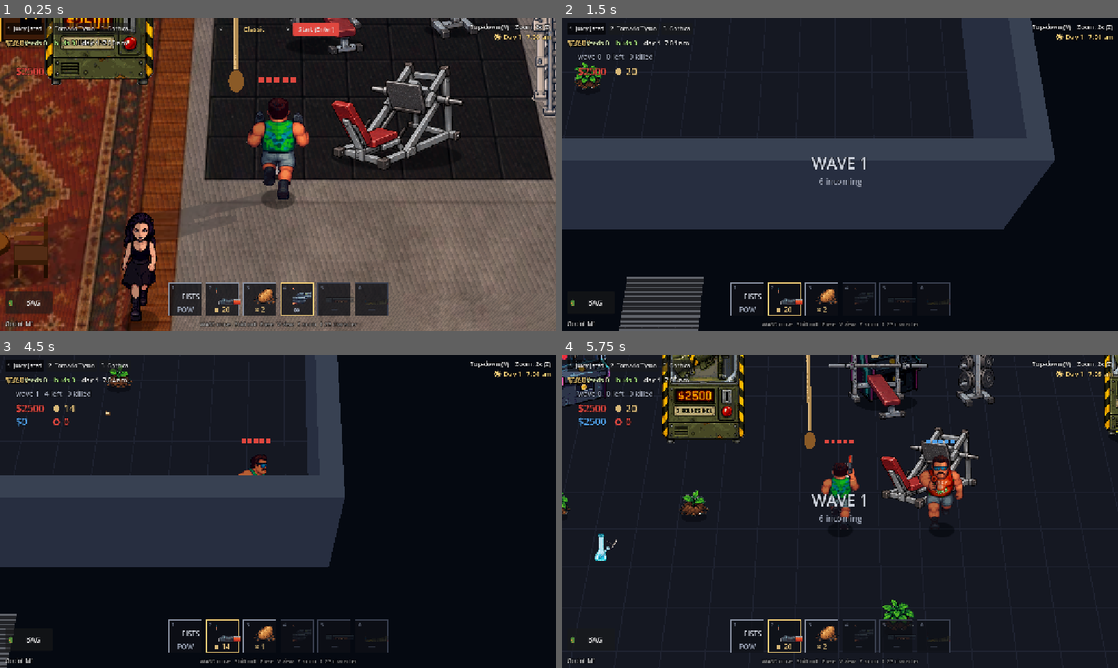
Above: before the commit, frames 1-4 (two rows, left to right).
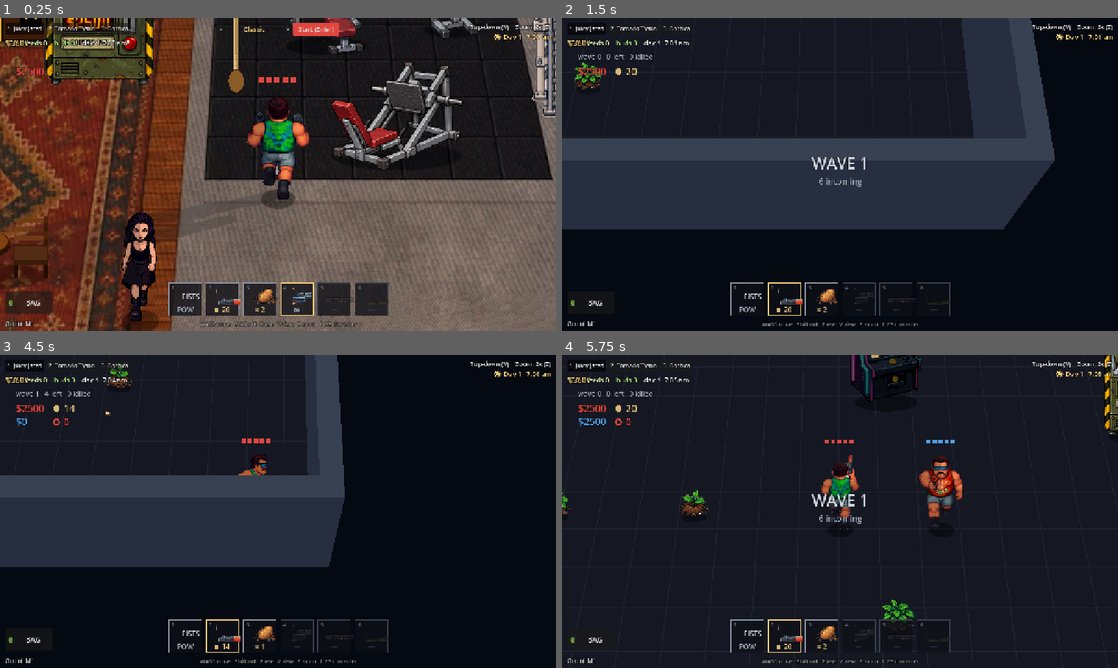
Above: after the commit, the same moments.

Repository: eflare17/Smashed-tv
Game: Godot game, scene res://test/lobby_life/run.tscn
Same seed, same stepped clock (60 frames per second), same inputs: the game is played once before the commit and once after it. This scene is started directly instead of the project's main scene.
Inputs (mouse positions are in pixels of both pictures, inside the frame that each line leads up to):
- Up to frame 1 (0.25 s): no input
- Up to frame 2 (1.5 s): click "Start (Enter)" at 0.5 s; tap Enter (start_run) at 1.25 s; move the mouse to (962, 158) at 1.27 s; hold D (arcade_right) from 1.28 s (still down); hold Shift (roll) from 1.28 s (still down); click (962, 158) at 1.35 s
- Up to frame 3 (4.5 s): release D (arcade_right) at 2 s; release Shift (roll) at 2 s; drag from (166, 527) to (250, 574) at 2.02 s; move the mouse to (333, 442) at 2.77 s; hold D (arcade_right) 2.78-3.5 s; hold P (add_player) 2.78-3.5 s; click (333, 442) at 2.92 s; tap Shift (roll) at 3.05 s; drag from (250, 574) to (111, 464) at 3.52 s; move the mouse to (444, 558) at 4.27 s; hold A (arcade_left) from 4.28 s (still down); hold Space (arcade_fire) from 4.28 s (still down); click (444, 558) at 4.42 s
- Up to frame 4 (5.75 s): tap Shift (roll) at 4.55 s; tap R (restart) at 4.9 s; release A (arcade_left) at 5 s; release Space (arcade_fire) at 5 s; click "Start (Enter)" at 5 s

The runs differ from the first frame. In frame 1, less than 0.1% of the frame differs, in the area x 1-2%, y 8-10%; in frame 2, 2.4%; in frame 3, 0.3%; in frame 4, 7.4%, in the area x 0-100%, y 0-66%.
Error in both runs: Invalid access to property or key 'process_frame' on a base object of type 'null instance'. (res://test/lobby_life/run.gd:56)

Commit message:
Mirror fix: hair and shirt print on every juicy sheet (weapons included), reflection copies the real sprite
Co-Authored-By: Claude Sonnet 5.5 <noreply@anthropic.com>
Claude-Session: https://claude.ai/code/session_01R7jUjAKVBVVZMHS2fb2FHd

Diff:
--- a/godot/scripts/lobby_life/lobby_life.gd
+++ b/godot/scripts/lobby_life/lobby_life.gd
@@ -38,6 +38,13 @@
 var _cash: Dictionary = {}
 
 static var current: LobbyLife
+
+## The LobbyLife main already has (main.gd installs one itself now), else a new one: for the test scenes.
+static func existing(main_node: Node) -> LobbyLife:
+	for c in main_node.get_children():
+		if c is LobbyLife:
+			return c
+	return install(main_node)
 
 ## The one call main.gd makes.
 static func install(main_node: Node) -> LobbyLife:
--- a/godot/scripts/lobby_life/lobby_look.gd
+++ b/godot/scripts/lobby_life/lobby_look.gd
@@ -195,28 +195,41 @@
 	var pk := parse(path)
 	var out: Texture2D = tex
 	if pk.size() == 3 and String(pk[0]).begins_with("juicy"):
-		var fit_key := "%s.%s.%d" % [pk[0], pk[1], pk[2]]
+		var key := String(pk[1])
+		var fit_key := "%s.%s.%d" % [pk[0], key, pk[2]]
 		var fits: Dictionary = data().get("HAIR_FIT", {})
-		var view := view_of(String(pk[1]))
+		var view := view_of(key)
 		var img := tex.get_image()
 		if img != null and not img.is_empty():
 			if img.is_compressed():
 				img.decompress()
 			img.convert(Image.FORMAT_RGBA8)
 			var changed := false
-			if style > 0 and view != "" and fits.has(fit_key):
-				var f: Array = fits[fit_key]
-				var s := float(f[0])
-				var ox := float(f[1])
-				var oy := float(f[2])
-				if absf(s - 1.0) < 0.05:
-					s = 1.0
-					ox = roundf(ox)
-					oy = roundf(oy)
-				_paint_hair(img, view, s, ox, oy)
-				changed = true
-			if (art_front != null or art_back != null) and String(pk[1]) != "" and view != "":
-				var is_back := view == "back" or view == "bdiag"
+			if style > 0:
+				if view != "" and fits.has(fit_key):
+					var f: Array = fits[fit_key]
+					var s := float(f[0])
+					var ox := float(f[1])
+					var oy := float(f[2])
+					if absf(s - 1.0) < 0.05:
+						s = 1.0
+						ox = roundf(ox)
+						oy = roundf(oy)
+					_paint_hair(img, view, s, ox, oy)
+					changed = true
+				else:
+					# a frame the HTML game has no fit for (the roll, victory, the other weapons' extras):
+					# find his sunglasses here and in the run frame 0 and slide the hair by the difference
+					# (hairFit's third case, the way the carry frames get theirs)
+					var v2 := view if view != "" else "front"
+					if v2 != "back" and v2 != "bdiag":
+						var a := _anchor(img)
+						var ref := _view_anchor(v2)
+						if a.x >= 0 and ref.x >= 0:
+							_paint_hair(img, v2, 1.0, float(a.x - ref.x), float(a.y - ref.y))
+							changed = true
+			if (art_front != null or art_back != null) and not key.begins_with("roll"):
+				var is_back := key.begins_with("back") or key.begins_with("bdiag")
 				if _print(img, is_back, flip):
 					changed = true
 			if changed:
--- a/godot/scripts/lobby_life/mirror.gd
+++ b/godot/scripts/lobby_life/mirror.gd
@@ -35,8 +35,10 @@
 var _title: Label
 var _tip: Label
 var _prev_cam: Camera3D
+var _scan_t: float = 0.0
 
 func _ready() -> void:
+	process_priority = 100               # after the Player and the fight session have set the frame
 	reach = 60.0
 	LobbyLife.ensure_action("lobby_hair", [KEY_F])
 	LobbyLook.load_saved()
@@ -243,6 +245,11 @@
 	_update_reflections(ll.player)
 	if ll.gothica:
 		_update_reflections(ll.gothica)
+	_scan_t -= dt
+	if _scan_t <= 0.0:
+		_scan_t = 0.4
+		for n in get_tree().root.find_children("*", "CharSprite", true, false):
+			register_sprite(n)
 	for s in _sprites.duplicate():
 		if not is_instance_valid(s):
 			_sprites.erase(s)
@@ -256,7 +263,7 @@
 
 ## Swap the baked frame (hair, shirt print) into a juicy CharSprite.
 func wear(s: CharSprite) -> void:
-	if s.char_id != "juicy" or s.current_path == "":
+	if not s.char_id.begins_with("juicy") or s.current_path == "":
 		return
 	var base: Texture2D = GameData.tex(s.current_path)
 	var tex := LobbyLook.baked(s.current_path, base, s.current_flip)
@@ -284,15 +291,20 @@
 	sp.visible = show
 	if not show:
 		return
-	var id: String = who.char_id if "char_id" in who else "goth"
+	# the reflection is what he really looks like now: the same sheet (the weapon he holds), roll and all
+	var real: CharSprite = who.sprite if (who is Player and who.sprite) else null
+	var id: String = real.char_id if real else (who.char_id if "char_id" in who else "goth")
 	sp.char_id = id
+	if real:
+		sp.action = real.action
+		sp.roll_t = real.roll_t
 	var d := o.y - MIR.y
 	var s := 0.72 - 0.3 * minf(1.0, d / 170.0)
 	var rx := MIR.x + (o.x - MIR.x) * 0.35
 	var zf := 6.0                                     # the reflection's feet over the floor
-	var fac: Vector2 = who.facing if "facing" in who else Vector2(0, 1)
+	var fac: Vector2 = real.facing if real else (who.facing if "facing" in who else Vector2(0, 1))
 	var f := Vector2(fac.x, -fac.y)
-	var mv: bool = bool(who.get("moving"))
+	var mv: bool = real.moving if real else bool(who.get("moving"))
 	if is_me and k > 0.0:
 		var e := k * k * (3.0 - 2.0 * k)
 		s += (1.0 - s) * e
@@ -301,9 +313,10 @@
 		if looking:
 			f = Vector2(cos(turn), -sin(turn))
 			mv = false
+			sp.action = ""
 	sp.facing = f
 	sp.moving = mv
-	sp.odo = float(who.get("odo") if who.get("odo") != null else 0.0)
+	sp.odo = real.odo if real else float(who.get("odo") if who.get("odo") != null else 0.0)
 	sp.scale = Vector3(s, s, s)
 	sp.global_position = GameData.world_to_3d(rx, MIR.y - 1.4, zf)
 
@@ -377,6 +390,16 @@
 		if s.begins_with("hair="):
 			st = int(s.substr(5))
 	LobbyLook.set_style(st)
+	for s in parts:
+		if s.begins_with("skin="):
+			ll.player.char_id = s.substr(5)
+	if parts.has("art"):
+		var im := Image.create(120, 80, false, Image.FORMAT_RGBA8)
+		for y in 80:
+			for x in 120:
+				im.set_pixel(x, y, Color.from_hsv(float(x) / 120.0, 0.9, 0.5 + 0.5 * float(y) / 80.0))
+		LobbyLook.set_art(im, false)
+		LobbyLook.place_front = Rect2(0, 0, 1, 1)
 	tl.go(246.0, 650.0, Vector2(0, -1))
 	if parts.has("walk"):
 		return
--- a/godot/scripts/lobby_life/test_lobby.gd
+++ b/godot/scripts/lobby_life/test_lobby.gd
@@ -15,7 +15,7 @@
 func _ready() -> void:
 	main = load("res://scenes/main.tscn").instantiate()
 	add_child(main)
-	ll = LobbyLife.install(main)
+	ll = LobbyLife.existing(main)
 	for a in OS.get_cmdline_user_args():
 		if a.begins_with("--lobby="):
 			scene_name = a.substr(8)
--- a/godot/test/lobby_life/run.gd
+++ b/godot/test/lobby_life/run.gd
@@ -14,7 +14,7 @@
 func _ready() -> void:
 	main = load("res://scenes/main.tscn").instantiate()
 	add_child(main)
-	ll = LobbyLife.install(main)
+	ll = LobbyLife.existing(main)
 	ll.rig.capture_mouse = false
 	_go.call_deferred()
 
--- /dev/null
+++ b/godot/test/lobby_life/t_look.gd
@@ -0,0 +1,39 @@
+extends RefCounted
+## Hair and the shirt print on every juicy sheet, and the reflection copying the real sprite.
+
+func run(t) -> void:
+	var ll: LobbyLife = t.ll
+	var m: LobbyMirror = ll.things["mirror"]
+	LobbyLook.set_style(5)
+	var im := Image.create(40, 30, false, Image.FORMAT_RGBA8)
+	im.fill(Color.RED)
+	LobbyLook.set_art(im, false)
+	for sheet in ["juicy", "juicy_spud", "juicy_shotgun", "juicy_launcher"]:
+		var n := 0
+		var changed := 0
+		for key in ["front_a", "side_a", "diag_b", "front_run_0", "side_run_3", "back"]:
+			var path := "assets/CHARS/%s/sprites/%s.png" % [sheet, key]
+			var tex := GameData.tex(path)
+			if tex == null:
+				continue
+			n += 1
+			if LobbyLook.baked(path, tex, false) != tex:
+				changed += 1
+		t.check(n > 0 and changed >= n - 1, "%s frames wear hair and print (%d of %d)" % [sheet, changed, n])
+	# the victory and roll frames
+	var vt := GameData.tex("assets/CHARS/juicy/sprites/roll1.png")
+	t.check(vt != null, "roll frame exists")
+	# the live sprite and its reflection
+	t.place(246, 650, Vector2(0, -1))
+	ll.player.char_id = "juicy_spud"
+	await t.wait(0.5)
+	var tex = ll.player.sprite._mat.get_shader_parameter("tex")
+	t.check(ll.player.sprite.char_id == "juicy_spud" and tex != GameData.tex(ll.player.sprite.current_path), "an armed Jared wears the hair and print")
+	var refl: CharSprite = m._refl.get(ll.player)
+	t.check(refl != null and refl.char_id == "juicy_spud", "the reflection is the same sheet")
+	# the fight session aims his sprite (toward the mouse), so the reflection copies the sprite, y turned round
+	var sf: Vector2 = ll.player.sprite.facing
+	t.check(refl != null and refl.facing.distance_to(Vector2(sf.x, -sf.y)) < 0.01, "the reflection faces as the sprite does, front and back swapped (%s vs %s)" % [refl.facing, sf])
+	ll.player.char_id = "juicy"
+	LobbyLook.set_style(0)
+	LobbyLook.clear_art()
Not shown, changed: godot/integration/lobby.md
